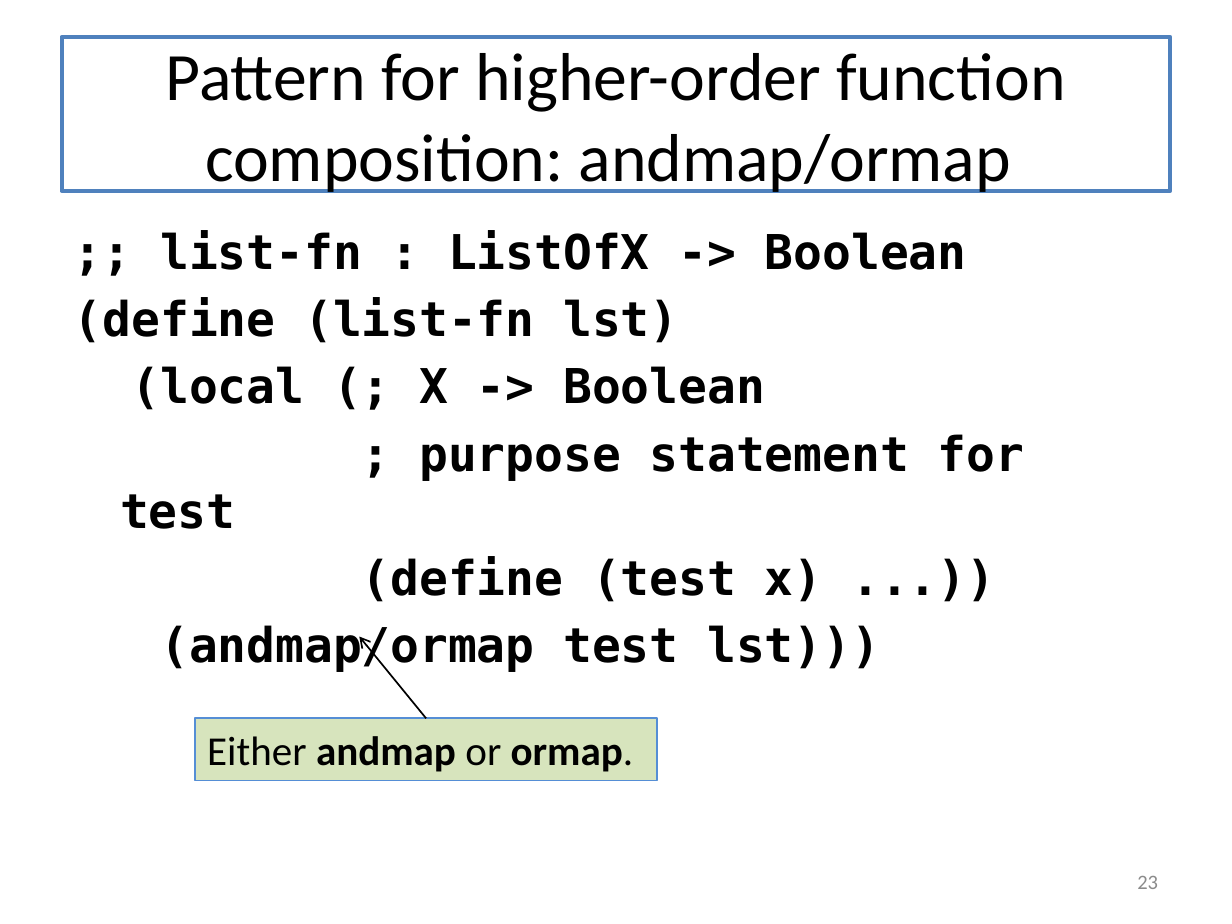
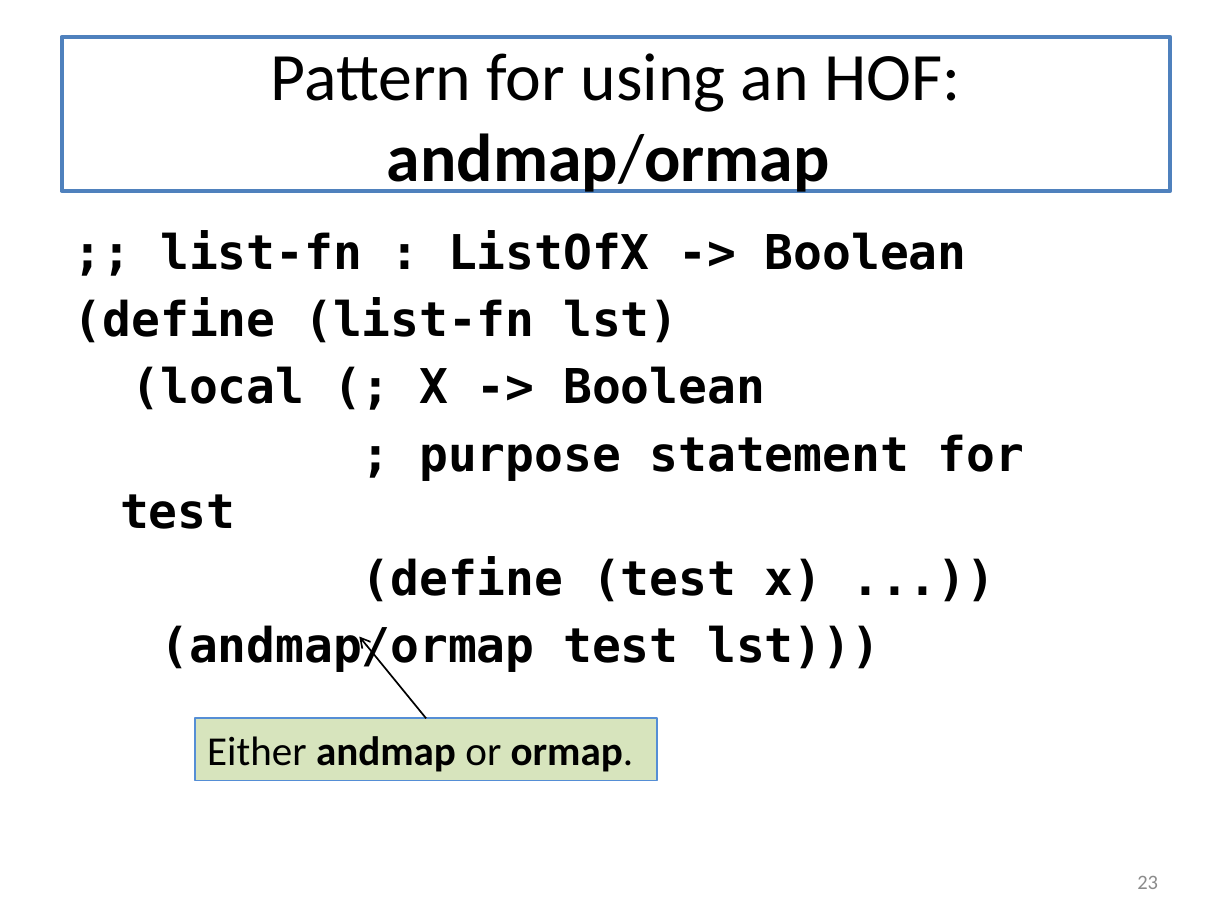
Before and after one commit to mwand/cs5010f16, a slide deck: slide 23 of Slides/Lesson 5.5 Rewriting Your Function Using Map and Foldr.pptx. Drawn at 1232x924 pixels with LibreOffice and Linux fonts; fonts in the diff are those of the drawing. Boxes give left, top, right and bottom in pixels: in the first picture for what was removed or moved away, otherwise in the second. Text is boxed around its words. In the diff, an @@ line names an element or a change of style, - is before the commit and + after.

```diff
--- a/Slides/Lesson 5.5 Rewriting Your Function Using Map and Foldr.pptx
+++ b/Slides/Lesson 5.5 Rewriting Your Function Using Map and Foldr.pptx
@@ title at <box>271,53,960,193</box>: text changed @@
-Pattern for higher-order function composition: andmap/ormap
+Pattern for using an HOF: andmap/ormap
```
Also in this commit, not shown: 18 other slides changed, 2 other files.
